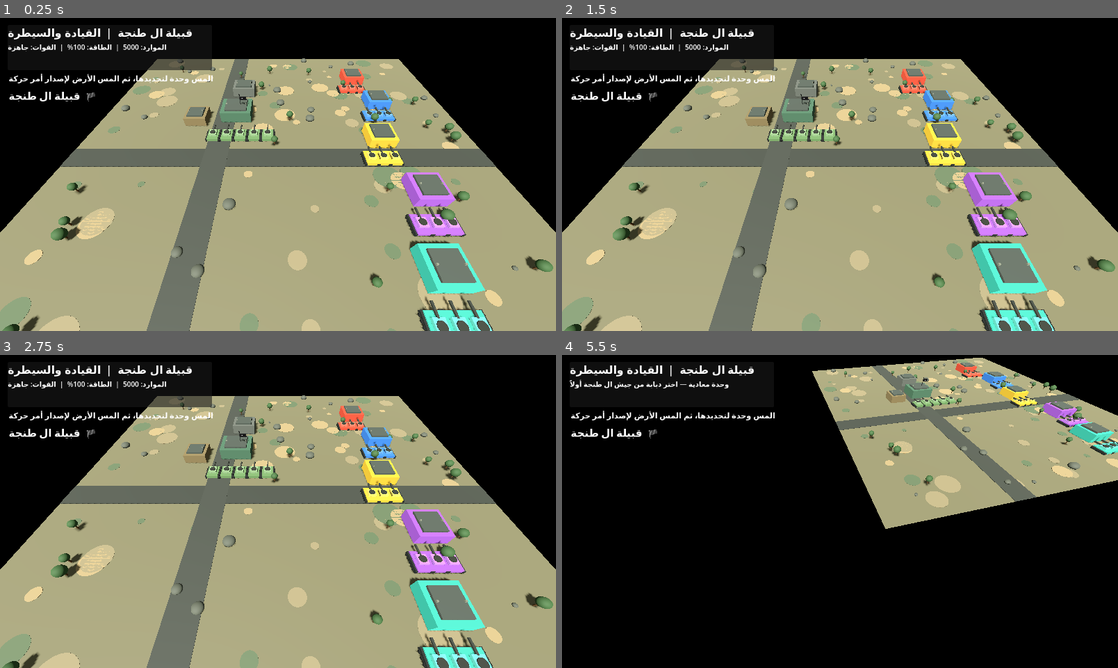
Above: before the commit, frames 1-4 (two rows, left to right).
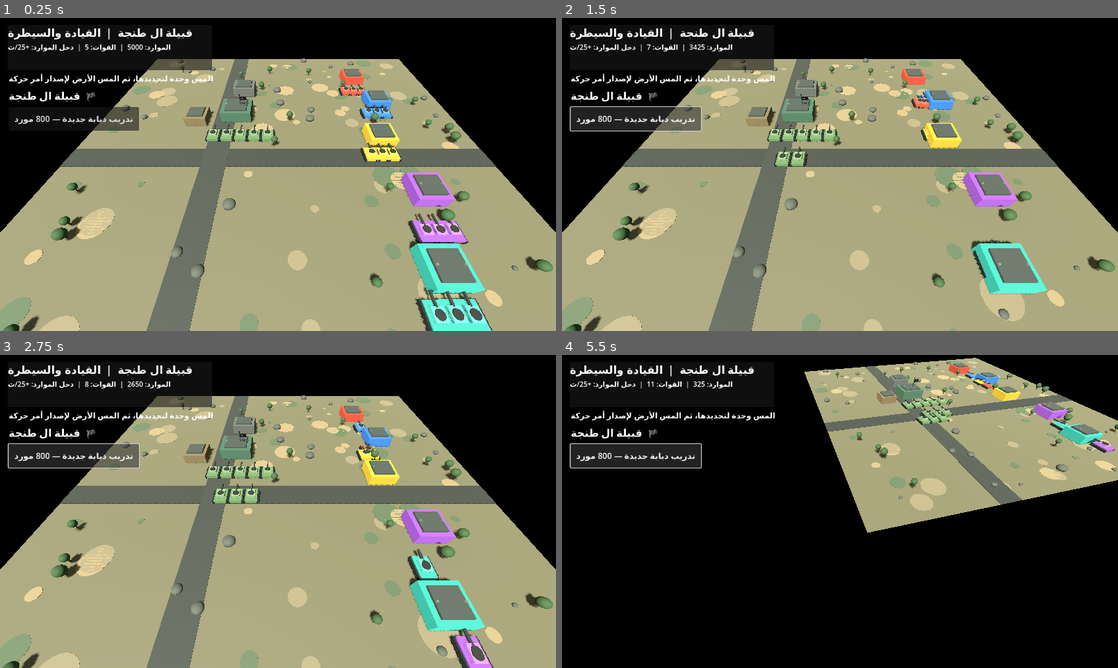
Above: after the commit, the same moments.

Repository: mtsmtnjt-boop/Qabilat-Al-Tanja
Game: Godot game, scene res://scenes/main.tscn
Same seed, same stepped clock (60 frames per second), same inputs: the game is played once before the commit and once after it.
Inputs (mouse positions are in pixels of both pictures, inside the frame that each line leads up to):
- Up to frame 1 (0.25 s): no input
- Up to frame 2 (1.5 s): click (634, 118) at 0.5 s, where only the run after the commit has a clickable "تدريب دبابة جديدة — 800 مورد"; click (634, 118) at 1.25 s, where only the run after the commit has a clickable "تدريب دبابة جديدة — 800 مورد"
- Up to frame 3 (2.75 s): click (72, 455) at 2 s, where only the run after the commit has a clickable "تدريب دبابة جديدة — 800 مورد"
- Up to frame 4 (5.5 s): tap Enter at 2.75, 4.25 s; move the mouse to (962, 495) at 2.77 s; tap Q at 2.85, 4.35 s; click (962, 495) at 2.92 s; tap Space at 3.5, 5 s; drag from (728, 527) to (812, 574) at 3.52 s; move the mouse to (895, 442) at 4.27 s; click (895, 442) at 4.42 s; drag from (812, 574) to (673, 464) at 5.02 s

The runs differ from the first frame. In frame 1, 3.5% of the frame differs, in the area x 1-89%, y 8-100%; in frame 2, 5.0%; in frame 3, 5.1%; in frame 4, 11%, in the area x 1-100%, y 0-57%.

Commit message:
Add RTS combat AI and tank production

Diff:
--- a/godot/scripts/battlefield.gd
+++ b/godot/scripts/battlefield.gd
@@ -23,16 +23,28 @@
 	_build_armies()
 	_build_hud()
 
+var income_clock := 0.0
+
 func _process(delta: float) -> void:
-	for unit in units:
+	income_clock += delta
+	if income_clock >= 1.0:
+		income_clock = 0.0
+		resources += 25
+	for unit in units.duplicate():
+		if not is_instance_valid(unit):
+			units.erase(unit)
+			continue
 		if unit.has_meta("moving") and unit.get_meta("moving"):
-			var target: Vector3 = unit.get_meta("move_target")
-			var flat_target := Vector3(target.x, unit.position.y, target.z)
+			var move_target: Vector3 = unit.get_meta("move_target")
+			var flat_target := Vector3(move_target.x, unit.position.y, move_target.z)
 			unit.position = unit.position.move_toward(flat_target, delta * 7.0)
-			if Vector2(unit.position.x, unit.position.z).distance_to(Vector2(target.x, target.z)) < 0.25:
+			if Vector2(unit.position.x, unit.position.z).distance_to(Vector2(move_target.x, move_target.z)) < 0.35:
 				unit.set_meta("moving", false)
+		_combat_unit(unit, delta)
 	if is_instance_valid(selection_ring) and is_instance_valid(selected):
 		selection_ring.global_position = selected.global_position + Vector3(0, 0.08, 0)
+	if is_instance_valid(status_label):
+		status_label.text = "الموارد: %d  |  القوات: %d  |  دخل الموارد: +25/ث" % [resources, _player_unit_count()]
 
 func _mat(color: Color, metallic := 0.0, roughness := 0.8) -> StandardMaterial3D:
 	var m := StandardMaterial3D.new()
@@ -176,6 +188,11 @@
 	tank.position = pos
 	tank.set_meta("team",team)
 	tank.set_meta("moving",false)
+	tank.set_meta("health",100.0)
+	tank.set_meta("max_health",100.0)
+	tank.set_meta("damage",14.0 if team == 0 else 10.0)
+	tank.set_meta("attack_range",19.0 if team == 0 else 16.0)
+	tank.set_meta("cooldown",randf_range(0.2,1.0))
 	add_child(tank)
 	var hit_body := StaticBody3D.new()
 	hit_body.position = Vector3(0,1.1,0)
@@ -239,6 +256,71 @@
 	flag.position=Vector2(20,162)
 	flag.add_theme_font_size_override("font_size",24)
 	hud.add_child(flag)
+	var train_button := Button.new()
+	train_button.text = "تدريب دبابة جديدة — 800 مورد"
+	train_button.position = Vector2(20, 205)
+	train_button.size = Vector2(300, 54)
+	train_button.add_theme_font_size_override("font_size", 19)
+	train_button.pressed.connect(_train_tank)
+	hud.add_child(train_button)
+
+func _player_unit_count() -> int:
+	var count := 0
+	for unit in units:
+		if is_instance_valid(unit) and int(unit.get_meta("team", -1)) == 0:
+			count += 1
+	return count
+
+func _train_tank() -> void:
+	if resources < 800:
+		status_label.text = "الموارد غير كافية — تحتاج 800 مورد"
+		return
+	resources -= 800
+	var count := _player_unit_count()
+	var spawn := Vector3(-20.0 + float(count % 4) * 4.2, 0, 5.0 + float(count / 4) * 4.2)
+	_make_tank(spawn, Color(0.29, 0.38, 0.25), 0)
+	status_label.text = "بدأ تدريب دبابة جديدة — جاهزة للقتال"
+
+func _combat_unit(unit: Node3D, delta: float) -> void:
+	var enemy := _nearest_enemy(unit)
+	if not is_instance_valid(enemy):
+		return
+	var distance := unit.global_position.distance_to(enemy.global_position)
+	var attack_range := float(unit.get_meta("attack_range", 16.0))
+	var team := int(unit.get_meta("team", -1))
+	if team != 0 and distance > attack_range:
+		unit.set_meta("move_target", Vector3(enemy.global_position.x, 0, enemy.global_position.z))
+		unit.set_meta("moving", true)
+	if distance <= attack_range:
+		var cooldown := maxf(0.0, float(unit.get_meta("cooldown", 0.0)) - delta)
+		if cooldown <= 0.0:
+			var health := float(enemy.get_meta("health", 100.0))
+			health -= float(unit.get_meta("damage", 10.0))
+			enemy.set_meta("health", health)
+			unit.set_meta("cooldown", 1.25 if team == 0 else 1.65)
+			if health <= 0.0:
+				if enemy == selected:
+					selected = null
+					if is_instance_valid(selection_ring):
+						selection_ring.queue_free()
+						selection_ring = null
+				units.erase(enemy)
+				enemy.queue_free()
+
+func _nearest_enemy(unit: Node3D) -> Node3D:
+	var nearest: Node3D = null
+	var best_distance := INF
+	var team := int(unit.get_meta("team", -1))
+	for other in units:
+		if not is_instance_valid(other) or other == unit:
+			continue
+		if int(other.get_meta("team", -1)) == team:
+			continue
+		var distance := unit.global_position.distance_to(other.global_position)
+		if distance < best_distance:
+			best_distance = distance
+			nearest = other
+	return nearest
 
 func _unhandled_input(event: InputEvent) -> void:
 	if event is InputEventScreenTouch:
